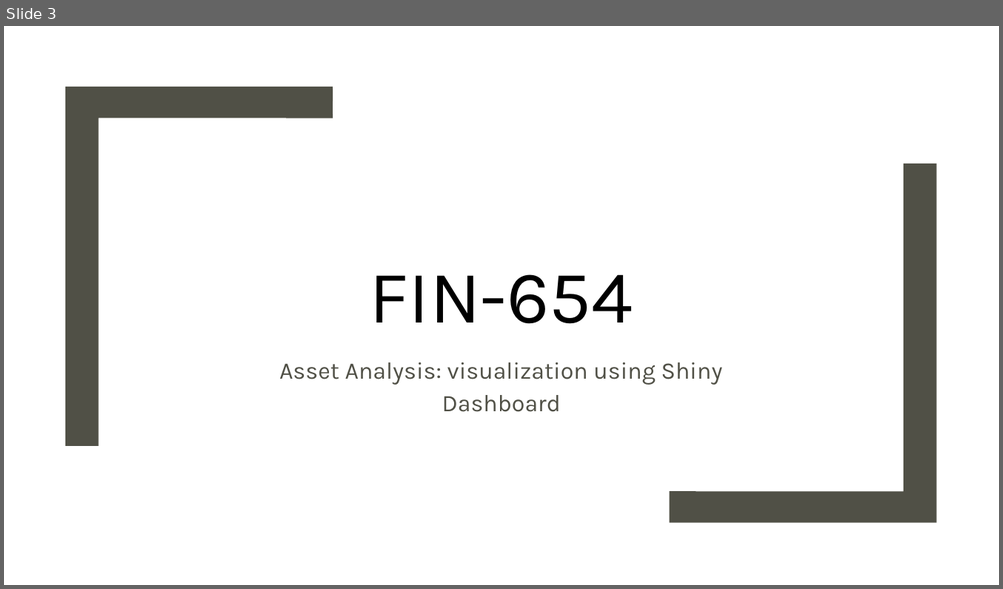
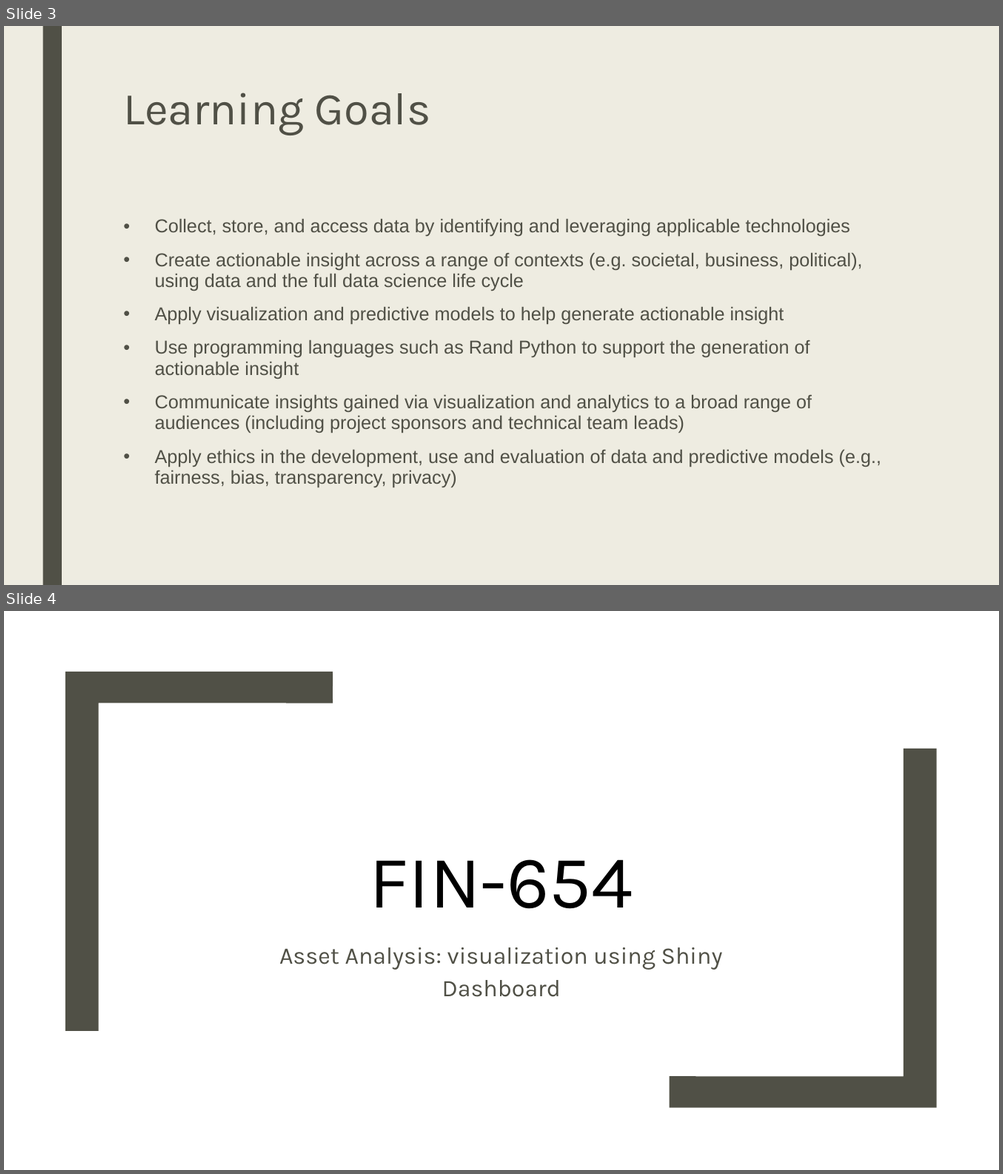
Before and after one commit to jeff1evesque/ist-exit-portfolio, a slide deck: presentation.pptx. Shown one above the other, each under a label of ours: slide 3 before the commit, slides 3 and 4 after it. The pictures are 1003x589 and 1003x1174 pixels, drawn with LibreOffice and Linux fonts; fonts in the diff are those of the drawing; background and template pictures are left out. Boxes give left, top, right and bottom in pixels: in the first picture for what was removed or moved away, otherwise in the second. Text is boxed around its words. In the diff, an @@ line names an element or a change of style, - is before the commit and + after.

Commit message:
#12: presentation.pptx, add 'learning goals' slide

```diff
--- a/presentation.pptx
+++ b/presentation.pptx
@@ slide 3 added at box(4, 26, 999, 585), background #EEECE1 @@
@@ rectangle added at box(42, 26, 62, 585), fill #505046 @@
@@ title added at box(123, 93, 431, 136), 44 pt, text #505046 @@
+Learning Goals
@@ text added at box(155, 219, 881, 488), 18 pt, text #505046 @@
+• Collect, store, and access data by identifying and leveraging applicable technologies
+• Create actionable insight across a range of contexts (e.g. societal, business, political), using data and the full data science life cycle
+• Apply visualization and predictive models to help generate actionable insight
+• Use programming languages such as Rand Python to support the generation of actionable insight
+• Communicate insights gained via visualization and analytics to a broad range of audiences (including project sponsors and technical team leads)
+• Apply ethics in the development, use and evaluation of data and predictive models (e.g., fairness, bias, transparency, privacy)
@@ what was slide 3 is now slide 4 @@
```
Also in this commit, not shown: 1 slide changed.
